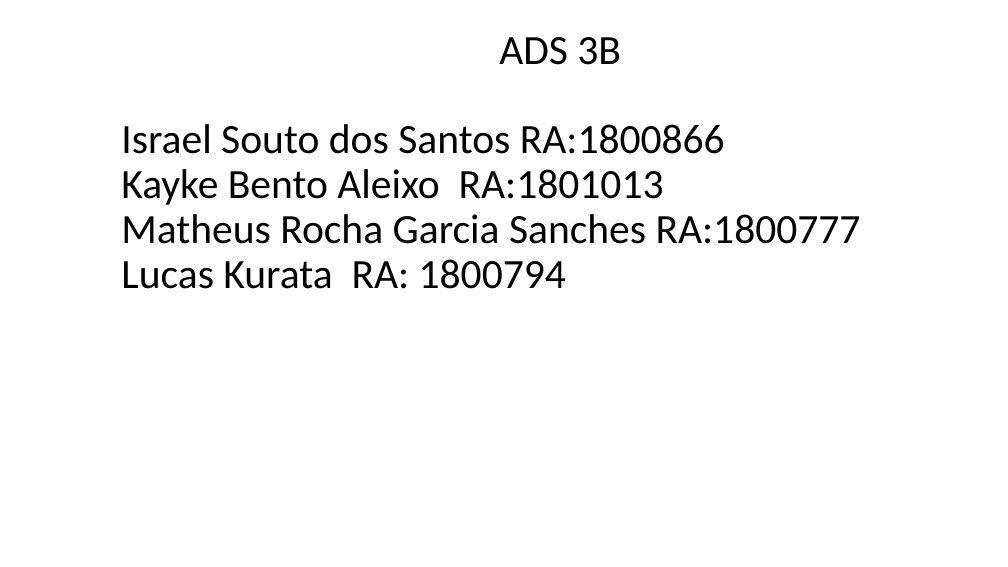
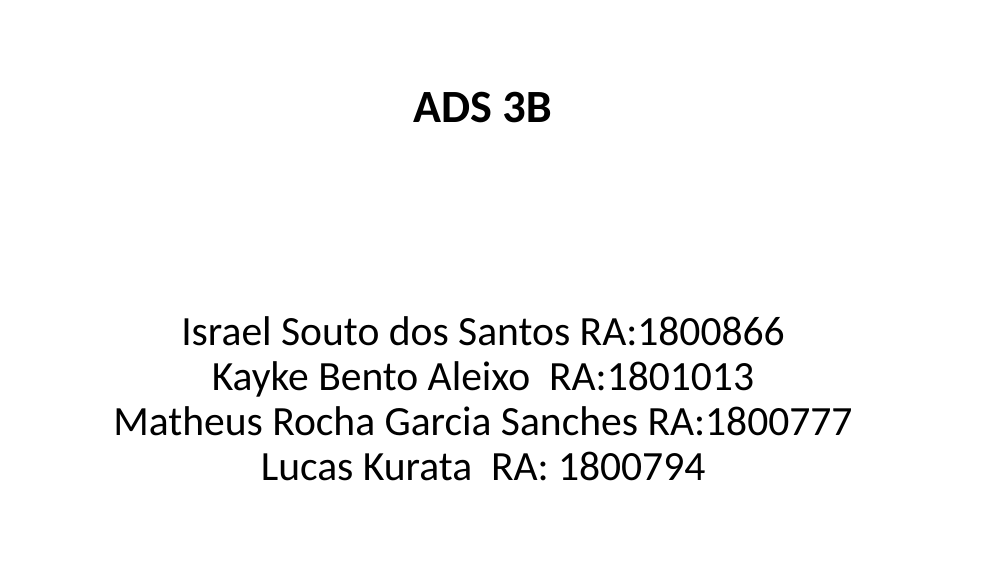
Before and after one commit to lucaskurata/Engenharia-de-Requisitos-Ericson, a slide deck: slide 1 of ACS/AC5/LucasKurata_AC5.pptx. Drawn at 1008x567 pixels with LibreOffice and Linux fonts; fonts in the diff are those of the drawing. Boxes give left, top, right and bottom in pixels: in the first picture for what was removed or moved away, otherwise in the second. Text is boxed around its words. In the diff, an @@ line names an element or a change of style, - is before the commit and + after.

```diff
--- a/ACS/AC5/LucasKurata_AC5.pptx
+++ b/ACS/AC5/LucasKurata_AC5.pptx
@@ text added at <box>413,91,551,123</box>, 44 pt, text #000000, bold @@
+ADS 3B
@@ title at <box>113,316,853,481</box>: text changed @@
-ADS 3B
-Israel Souto dos Santos RA:1800866
-Kayke Bento Aleixo RA:1801013
-Matheus Rocha Garcia Sanches RA:1800777
-Lucas Kurata RA: 1800794
+Israel Souto dos Santos RA:1800866
+Kayke Bento Aleixo RA:1801013
+Matheus Rocha Garcia Sanches RA:1800777
+Lucas Kurata RA: 1800794
```
Also in this commit, not shown: 1 other slide changed, 28 other files.
